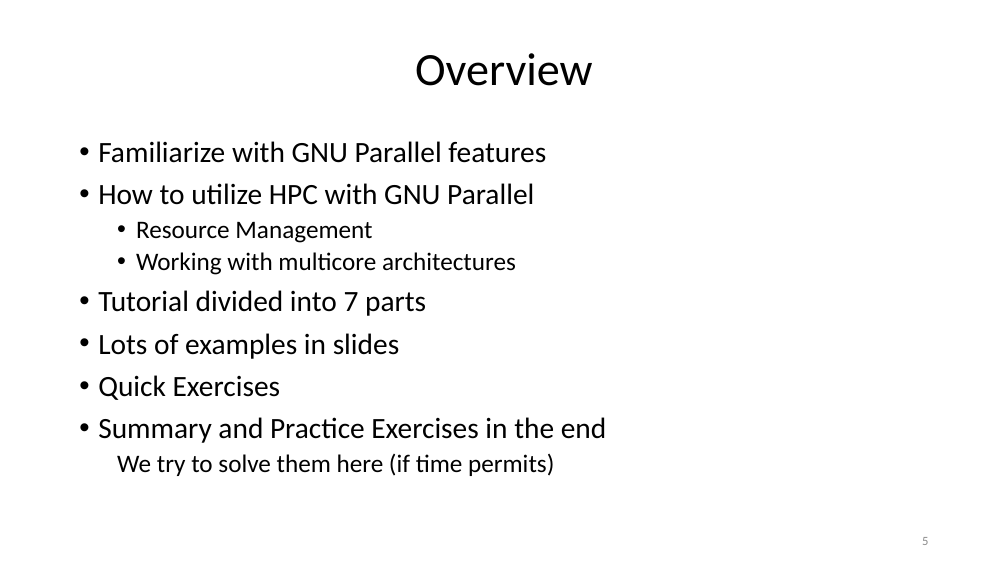
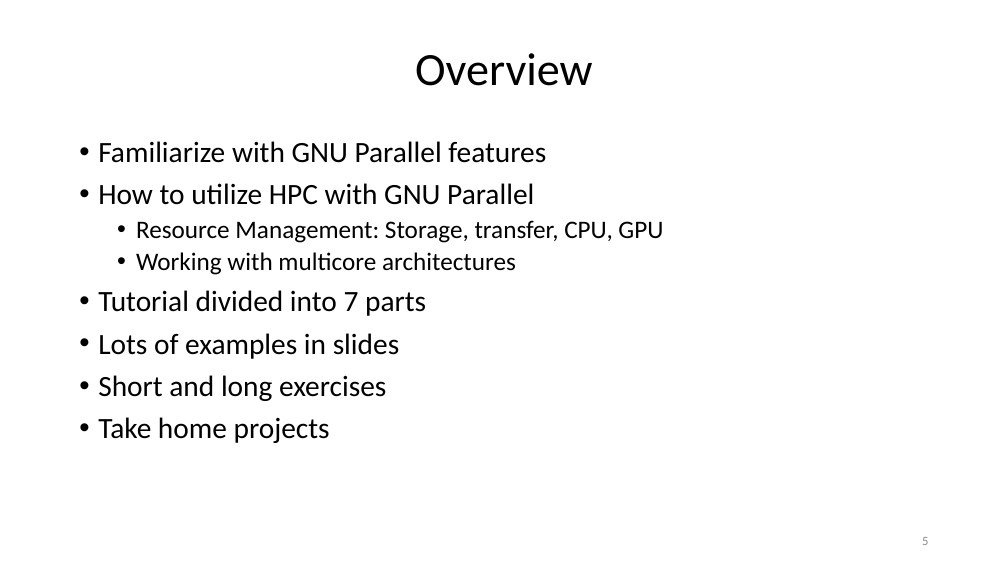
Before and after one commit to ketancmaheshwari/pearc24tut, a slide deck: slide 5 of gnu-parallel-tutorial.pptx. Drawn at 1008x567 pixels with LibreOffice and Linux fonts; fonts in the diff are those of the drawing. Boxes give left, top, right and bottom in pixels: in the first picture for what was removed or moved away, otherwise in the second. Text is boxed around its words. In the diff, an @@ line names an element or a change of style, - is before the commit and + after.

```diff
--- a/gnu-parallel-tutorial.pptx
+++ b/gnu-parallel-tutorial.pptx
@@ text at bbox=[136, 220, 663, 243]: text changed @@
-  • Resource Management
+  • Resource Management: Storage, transfer, CPU, GPU
@@ text at bbox=[98, 375, 386, 443]: text changed @@
-• Quick Exercises
-• Summary and Practice Exercises in the end
-  We try to solve them here (if time permits)
+• Short and long exercises
+• Take home projects
```
Also in this commit, not shown: 3 other slides changed, 1 slide added.
